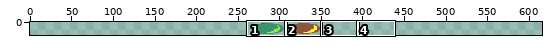
Sprite sheet, stored at assets/StartIsland.png. Above: a wide view before the commit, with the close-up outlined.
Close-up. Before:
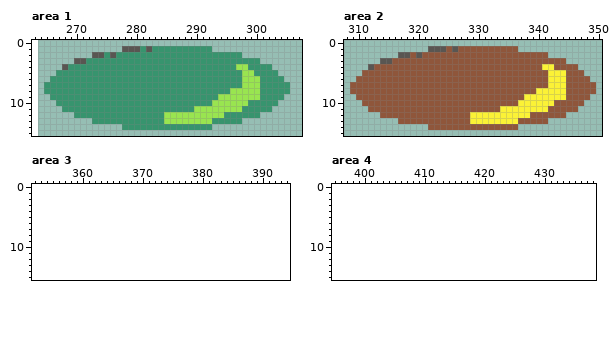
The file is 88x16 pixels. Shown: area 1: x 263..307, y 0..15; area 2: x 308..350, y 0..15; area 3: x 352..394, y 0..15; area 4: x 395..438, y 0..15. The old version is drawn lined up with the new one, on the new canvas. The commit also changed other parts of the picture, which this record leaves out.
After the commit:
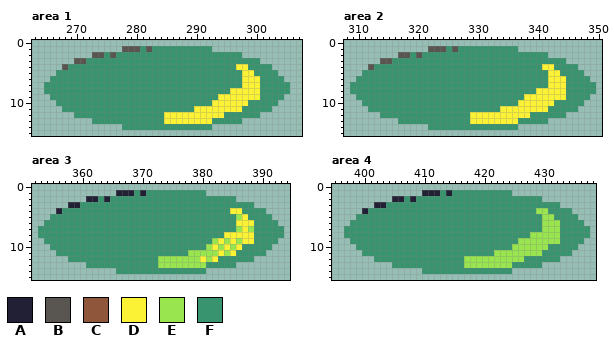
Palette (. is transparent): A #222034  B #595652  C #8f563b  D #fbf236  E #99e550  F #37946e
What changed:
canvas 88x16 -> 616x16, the old top-left corner now at 264,0
--- area 1
@@ x 283..302 @@
  3 FFFFFFFFFFFFFFFFFF..
- 4 FFFFFFFFFFFFFFEEFFFF
- 5 FFFFFFFFFFFFFFFEEFFF
- 6 FFFFFFFFFFFFFFFEEEFF
- 7 FFFFFFFFFFFFFFFEEEFF
- 8 FFFFFFFFFFFFFEEEEEFF
- 9 FFFFFFFFFFFEEEEEEEFF
-10 FFFFFFFFFFEEEEEEFFFF
-11 FFFFFFFEEEEEEEEFFFFF
-12 FFEEEEEEEEEEFFFFFF..
-13 FFEEEEEEEEFFFFF.....
+ 4 FFFFFFFFFFFFFFDDFFFF
+ 5 FFFFFFFFFFFFFFFDDFFF
+ 6 FFFFFFFFFFFFFFFDDDFF
+ 7 FFFFFFFFFFFFFFFDDDFF
+ 8 FFFFFFFFFFFFFDDDDDFF
+ 9 FFFFFFFFFFFDDDDDDDFF
+10 FFFFFFFFFFDDDDDDFFFF
+11 FFFFFFFDDDDDDDDFFFFF
+12 FFDDDDDDDDDDFFFFFF..
+13 FFDDDDDDDDFFFFF.....
 14 FFFFFFFFFF..........
--- area 2
@@ x 308..350 @@
  0 ...........................................
- 1 ..............BBBCBCCCCCCCCCC..............
- 2 .........BBCBCCCCCCCCCCCCCCCCCCCCC.........
- 3 ......BBCCCCCCCCCCCCCCCCCCCCCCCCCCCCC......
- 4 ....BCCCCCCCCCCCCCCCCCCCCCCCCCCCCDDCCCC....
- 5 ...CCCCCCCCCCCCCCCCCCCCCCCCCCCCCCCDDDCCC...
- 6 ..CCCCCCCCCCCCCCCCCCCCCCCCCCCCCCCCDDDCCCC..
- 7 .CCCCCCCCCCCCCCCCCCCCCCCCCCCCCCCCCDDDCCCCC.
- 8 .CCCCCCCCCCCCCCCCCCCCCCCCCCCCCCCDDDDDCCCCC.
- 9 ..CCCCCCCCCCCCCCCCCCCCCCCCCCCCDDDDDDDCCCC..
-10 ...CCCCCCCCCCCCCCCCCCCCCCCCCCDDDDDDCCCCC...
-11 ....CCCCCCCCCCCCCCCCCCCCCCDDDDDDDDCCCCC....
-12 ......CCCCCCCCCCCCCCCDDDDDDDDDDCCCCCC......
-13 .........CCCCCCCCCCCCDDDDDDDDCCCCC.........
-14 ..............CCCCCCCCCCCCCCC..............
+ 1 ..............BBBFBFFFFFFFFFF..............
+ 2 .........BBFBFFFFFFFFFFFFFFFFFFFFF.........
+ 3 ......BBFFFFFFFFFFFFFFFFFFFFFFFFFFFFF......
+ 4 ....BFFFFFFFFFFFFFFFFFFFFFFFFFFFFDDFFFF....
+ 5 ...FFFFFFFFFFFFFFFFFFFFFFFFFFFFFFFDDFFFF...
+ 6 ..FFFFFFFFFFFFFFFFFFFFFFFFFFFFFFFFDDDFFFF..
+ 7 .FFFFFFFFFFFFFFFFFFFFFFFFFFFFFFFFFDDDFFFFF.
+ 8 .FFFFFFFFFFFFFFFFFFFFFFFFFFFFFFFDDDDDFFFFF.
+ 9 ..FFFFFFFFFFFFFFFFFFFFFFFFFFFFDDDDDDDFFFF..
+10 ...FFFFFFFFFFFFFFFFFFFFFFFFFFDDDDDDFFFFF...
+11 ....FFFFFFFFFFFFFFFFFFFFFFDDDDDDDDFFFFF....
+12 ......FFFFFFFFFFFFFFFDDDDDDDDDDFFFFFF......
+13 .........FFFFFFFFFFFFDDDDDDDDFFFFF.........
+14 ..............FFFFFFFFFFFFFFF..............
 15 ...........................................
--- area 3
@@ x 352..394 @@
  0 ...........................................
- 1 ...........................................
- 2 ...........................................
- 3 ...........................................
- 4 ...........................................
- 5 ...........................................
- 6 ...........................................
- 7 ...........................................
- 8 ...........................................
- 9 ...........................................
-10 ...........................................
-11 ...........................................
-12 ...........................................
-13 ...........................................
-14 ...........................................
+ 1 ..............AAAFAFFFFFFFFFF..............
+ 2 .........AAFAFFFFFFFFFFFFFFFFFFFFF.........
+ 3 ......AAFFFFFFFFFFFFFFFFFFFFFFFFFFFFF......
+ 4 ....AFFFFFFFFFFFFFFFFFFFFFFFFFFFFDDFFFF....
+ 5 ...FFFFFFFFFFFFFFFFFFFFFFFFFFFFFFFEDFFFF...
+ 6 ..FFFFFFFFFFFFFFFFFFFFFFFFFFFFFFFFDDDFFFF..
+ 7 .FFFFFFFFFFFFFFFFFFFFFFFFFFFFFFFFFEDEFFFFF.
+ 8 .FFFFFFFFFFFFFFFFFFFFFFFFFFFFFFFDDDDDFFFFF.
+ 9 ..FFFFFFFFFFFFFFFFFFFFFFFFFFFFEDEDEDDFFFF..
+10 ...FFFFFFFFFFFFFFFFFFFFFFFFFFEDEDEDFFFFF...
+11 ....FFFFFFFFFFFFFFFFFFFFFFEEEEEDEDFFFFF....
+12 ......FFFFFFFFFFFFFFFEEEEEEEDEDFFFFFF......
+13 .........FFFFFFFFFFFFEEEEEEEEFFFFF.........
+14 ..............FFFFFFFFFFFFFFF..............
 15 ...........................................
--- area 4
@@ x 395..438 @@
  0 ............................................
- 1 ............................................
- 2 ............................................
- 3 ............................................
- 4 ............................................
- 5 ............................................
- 6 ............................................
- 7 ............................................
- 8 ............................................
- 9 ............................................
-10 ............................................
-11 ............................................
-12 ............................................
-13 ............................................
-14 ............................................
+ 1 ...............AAAFAFFFFFFFFFF..............
+ 2 ..........AAFAFFFFFFFFFFFFFFFFFFFFF.........
+ 3 .......AAFFFFFFFFFFFFFFFFFFFFFFFFFFFFF......
+ 4 .....AFFFFFFFFFFFFFFFFFFFFFFFFFFFFEEFFFF....
+ 5 ....FFFFFFFFFFFFFFFFFFFFFFFFFFFFFFFEEFFFF...
+ 6 ...FFFFFFFFFFFFFFFFFFFFFFFFFFFFFFFFEEEFFFF..
+ 7 ..FFFFFFFFFFFFFFFFFFFFFFFFFFFFFFFFFEEEFFFFF.
+ 8 ..FFFFFFFFFFFFFFFFFFFFFFFFFFFFFFFEEEEEFFFFF.
+ 9 ...FFFFFFFFFFFFFFFFFFFFFFFFFFFFEEEEEEEFFFF..
+10 ....FFFFFFFFFFFFFFFFFFFFFFFFFFEEEEEEFFFFF...
+11 .....FFFFFFFFFFFFFFFFFFFFFFEEEEEEEEFFFFF....
+12 .......FFFFFFFFFFFFFFFEEEEEEEEEEFFFFFF......
+13 ..........FFFFFFFFFFFFEEEEEEEEFFFFF.........
+14 ...............FFFFFFFFFFFFFFF..............
 15 ............................................
Boxes around the changes in both close-ups, in picture pixels (x1, y1, x2, y2):
changed: (164, 64, 260, 124)
changed: (350, 46, 596, 130)
added: (38, 190, 284, 274)
added: (344, 190, 590, 274)
